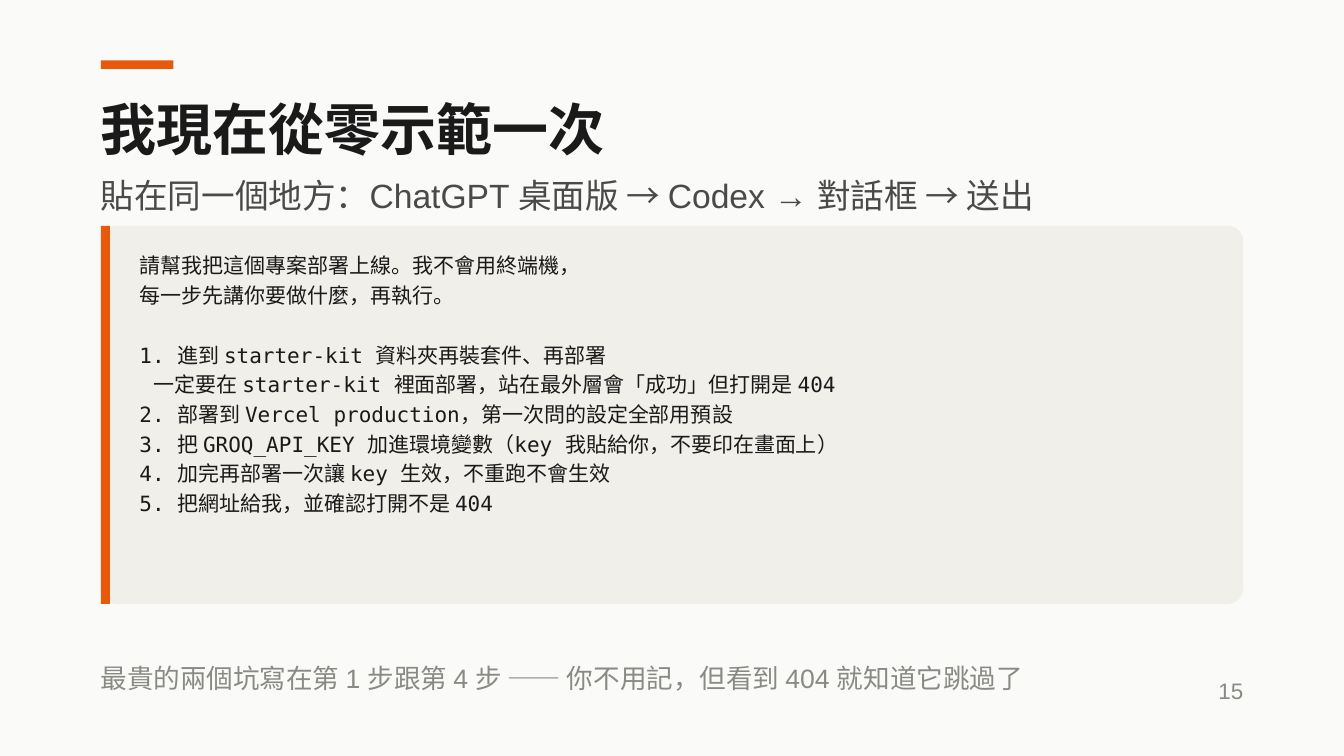
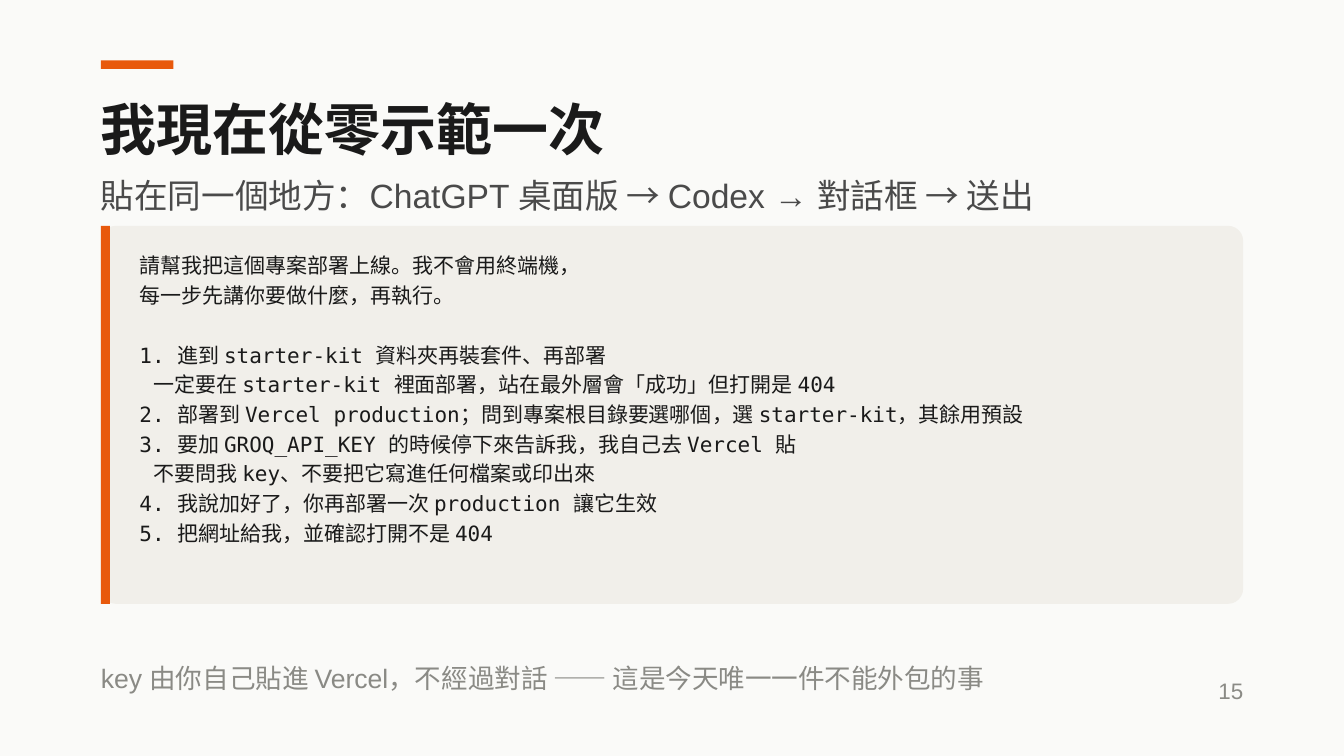
Before and after one commit to young-ai-courses/ai-agent-workshop, a slide deck: slide 15 of slides/2026-08-13-第二堂-做一個自己的AI-Agent.pptx. Drawn at 1344x756 pixels with LibreOffice and Linux fonts; fonts in the diff are those of the drawing. Boxes give left, top, right and bottom in pixels: in the first picture for what was removed or moved away, otherwise in the second. Text is boxed around its words. In the diff, an @@ line names an element or a change of style, - is before the commit and + after.

```diff
--- a/slides/2026-08-13-第二堂-做一個自己的AI-Agent.pptx
+++ b/slides/2026-08-13-第二堂-做一個自己的AI-Agent.pptx
@@ text in rounded rectangle at (139,404,1024,516): text changed @@
-2. 部署到 Vercel production，第一次問的設定全部用預設
-3. 把 GROQ_API_KEY 加進環境變數（key 我貼給你，不要印在畫面上）
-4. 加完再部署一次讓 key 生效，不重跑不會生效
+2. 部署到 Vercel production；問到專案根目錄要選哪個，選 starter-kit，其餘用預設
+3. 要加 GROQ_API_KEY 的時候停下來告訴我，我自己去 Vercel 貼
+不要問我 key、不要把它寫進任何檔案或印出來
+4. 我說加好了，你再部署一次 production 讓它生效
@@ text at (101,665,985,694): text changed @@
-最貴的兩個坑寫在第 1 步跟第 4 步 —— 你不用記，但看到 404 就知道它跳過了
+key 由你自己貼進 Vercel，不經過對話 —— 這是今天唯一一件不能外包的事
```
Also in this commit, not shown: 5 other slides changed, 3 other files.
